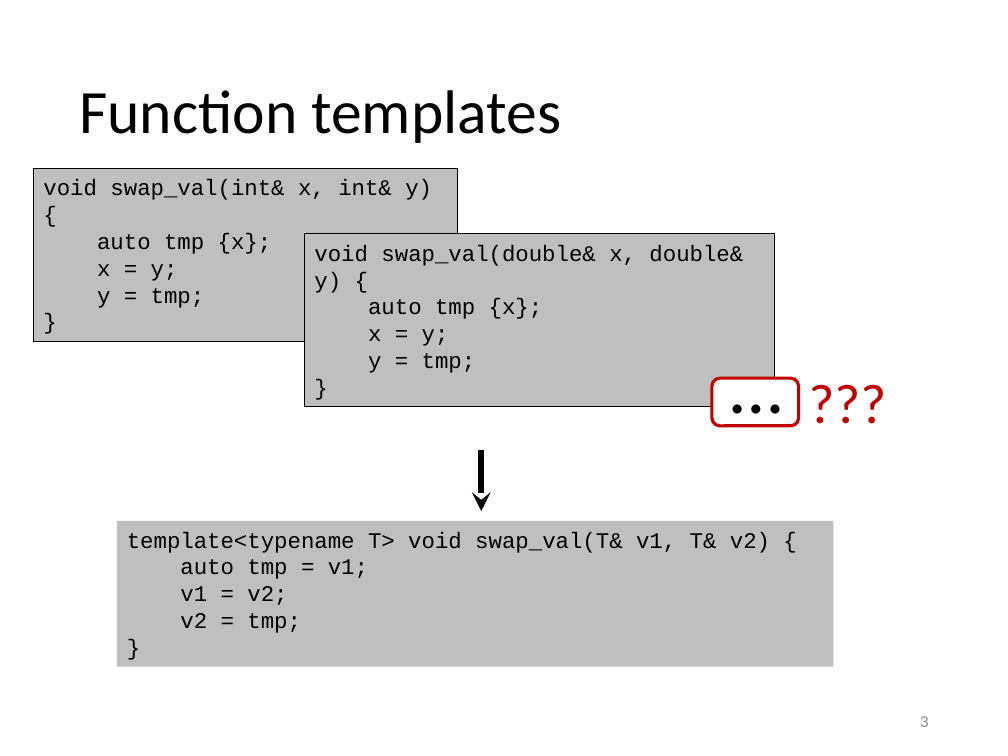
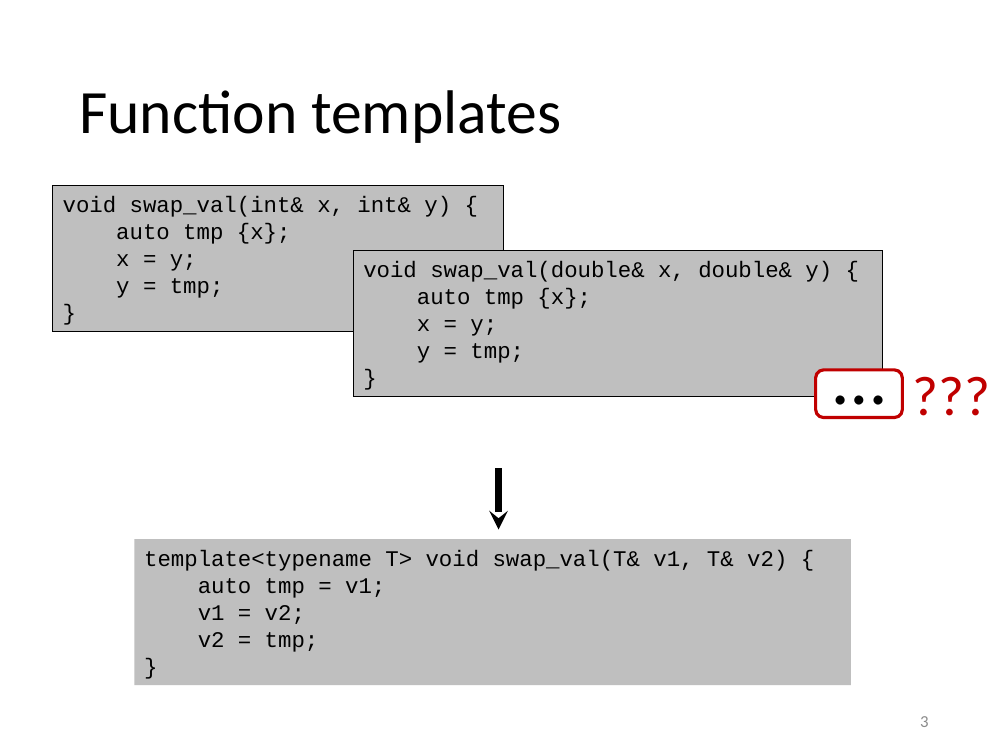
Before and after one commit to gjbex/training-material, a slide deck: slide 3 of CPlusPlus/05_essential_cpp_templates.pptx. Drawn at 1008x756 pixels with LibreOffice and Linux fonts; fonts in the diff are those of the drawing. Boxes give left, top, right and bottom in pixels: in the first picture for what was removed or moved away, otherwise in the second. Text is boxed around its words. In the diff, an @@ line names an element or a change of style, - is before the commit and + after.

Commit message:
Added slide on variadic templates

```diff
--- a/CPlusPlus/05_essential_cpp_templates.pptx
+++ b/CPlusPlus/05_essential_cpp_templates.pptx
@@ rectangle "void swap_val(int& x, int& y) ..." resized from (x1=33, y1=168, x2=458, y2=342) to (x1=52, y1=185, x2=504, y2=332) @@
@@ rectangle "void swap_val(double& x, double& y) ..." resized from (x1=304, y1=234, x2=774, y2=407) to (x1=354, y1=251, x2=883, y2=397) @@
@@ 2 texts, 1 rounded rectangle moved together from (x1=712, y1=333, x2=897, y2=440) to (x1=815, y1=325, x2=1001, y2=432) @@
@@ arrow moved from (481, 450) - (481, 511) to (499, 469) - (499, 529) @@
@@ rectangle "template<typename T> void swap_val(T& v1, ..." moved from (x1=117, y1=521, x2=834, y2=667) to (x1=134, y1=539, x2=851, y2=685) @@
```
Also in this commit, not shown: 1 other slide changed, 1 slide added.
